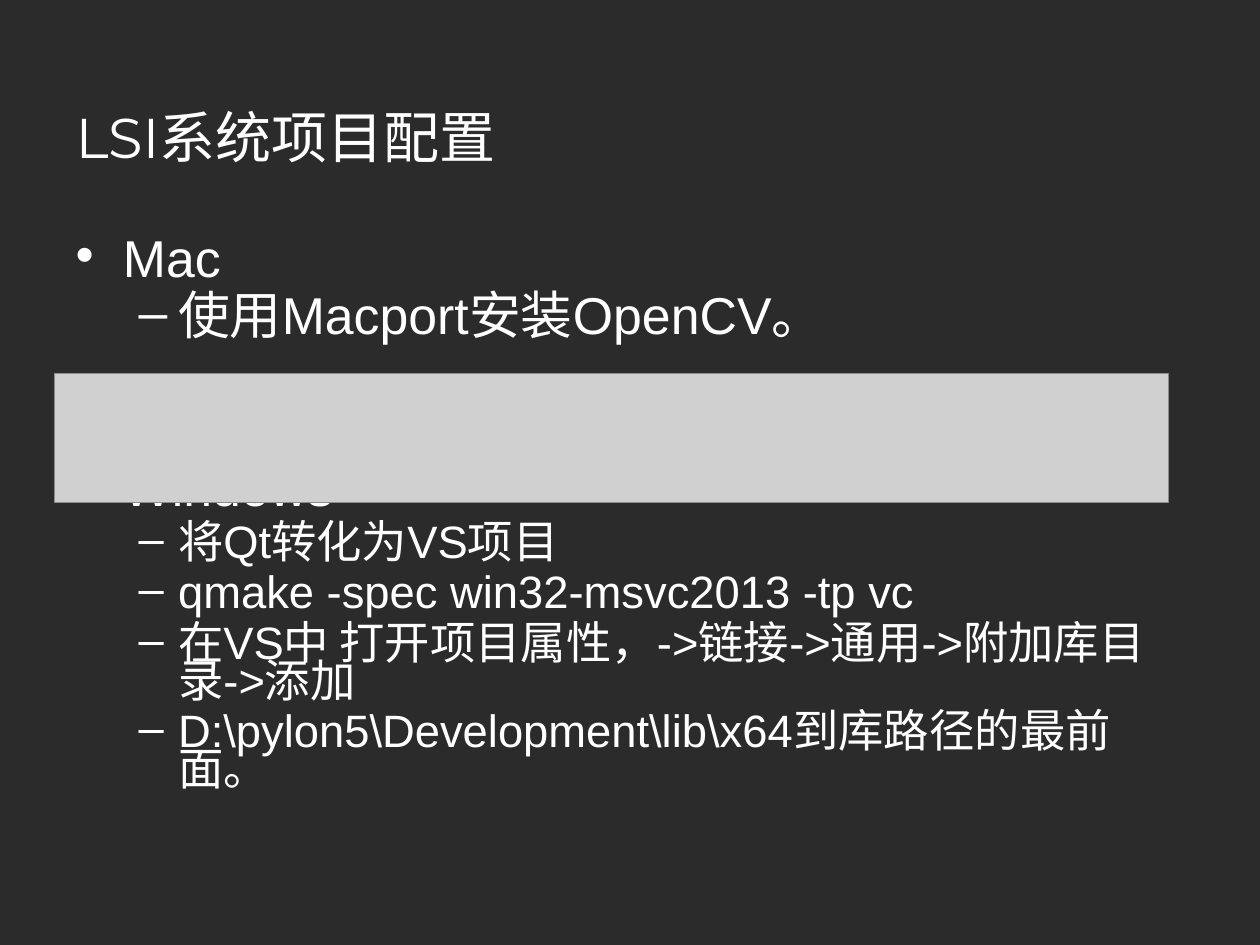
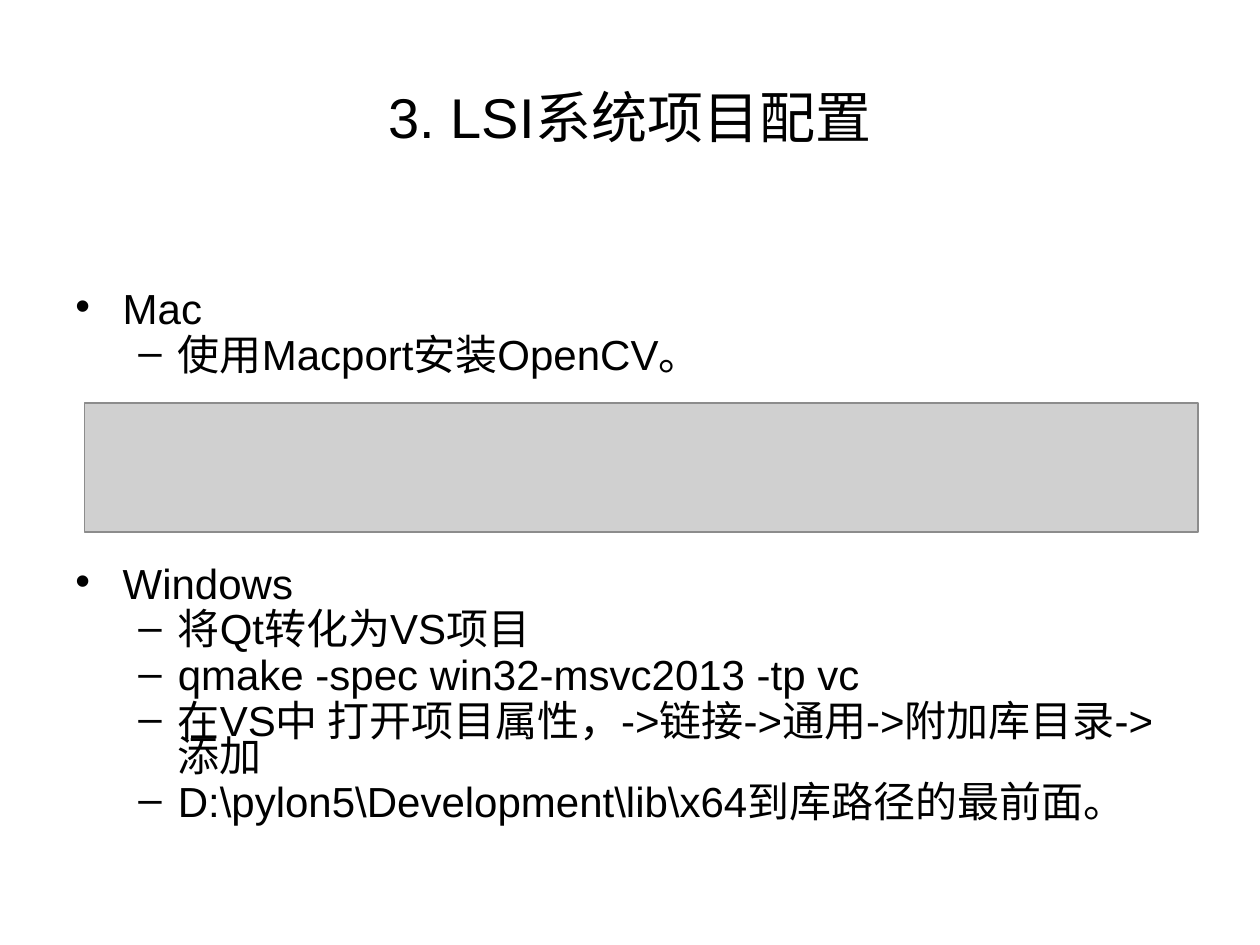
Before and after one commit to aihes/PylonCamera, a slide deck: slide 12 of paper/激光散斑系统CCD相机数据采集控制软件设计.ppt (slide 8 before the commit). Drawn at 1260x945 pixels with LibreOffice and Linux fonts; fonts in the diff are those of the drawing; grey boxes stand for pictures; background and template pictures are left out; a plain dark background stands for a picture behind light text. Boxes give left, top, right and bottom in pixels: in the first picture for what was removed or moved away, otherwise in the second. Text is boxed around its words. In the diff, an @@ line names an element or a change of style, - is before the commit and + after.

```diff
--- a/paper/激光散斑系统CCD相机数据采集控制软件设计.ppt
+++ b/paper/激光散斑系统CCD相机数据采集控制软件设计.ppt
@@ background picture (left out) to #FFFFFF @@
@@ title at [389, 94, 871, 143]: text changed; font Montserrat to Arial; text colour #FFFFFF to #000000 @@
-LSI系统项目配置
+3. LSI系统项目配置
@@ text "Mac": place and size @@
-text "Mac" at [123, 241, 1144, 789]
+text "Mac" at [123, 295, 1153, 826]
@@ text "Mac" at [123, 295, 1153, 826]: size 29.6 to 24 pt in "Mac", "使用Macport安装OpenCV。", "Windows"; text colour #FFFFFF to #000000; size 25.9 to 24 pt in "将Qt转化为VS项目", "qmake -spec win32-msvc2013 -tp vc", "在VS中 打开项目属性，->链接->通用->附加库目录->添加", "D:\pylon5\Development\lib\x64到库路径的最前面。"; less space between paragraphs; bullet colour #FFFFFF to #000000 @@
@@ picture: place and size @@
-picture at [54, 373, 1168, 501]
+picture at [84, 403, 1198, 532]
```
Also in this commit, not shown: 12 other slides changed, 10 slides added, 4 slides removed, 7 other files.
